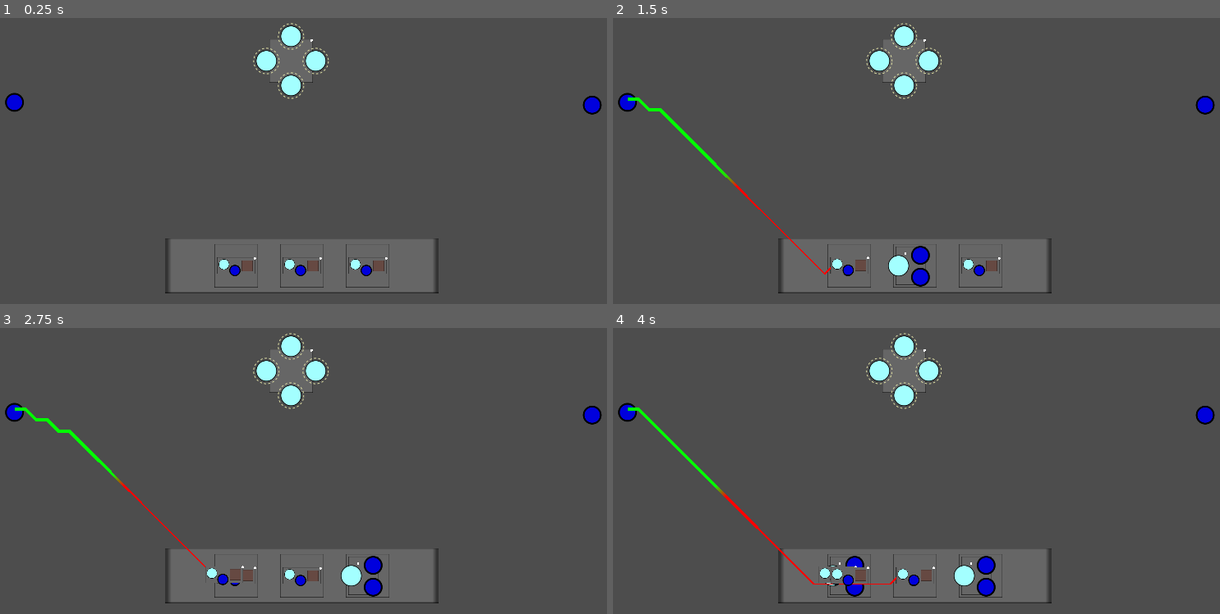
Above: before the commit, frames 1-4 (two rows, left to right).
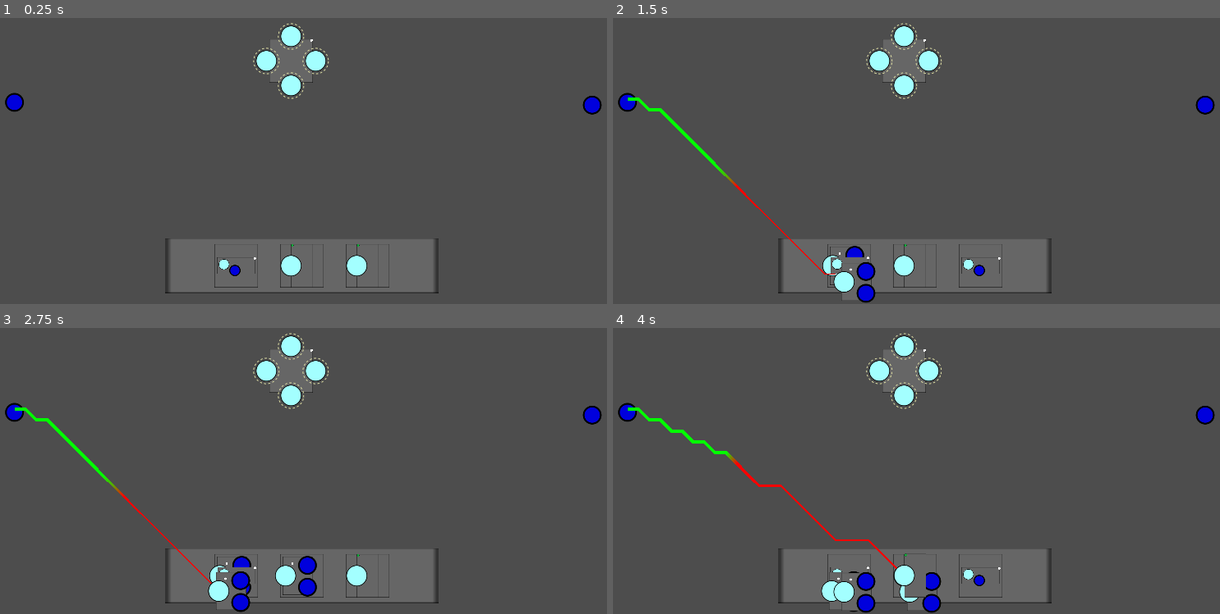
Above: after the commit, the same moments.

Repository: BinRoot/ludum-dare-55
Game: Godot game, scene res://Scenes/demo_level.tscn
The game is run twice, just before and just after one commit, with the same random seed, the same clock (stepped at 60 frames per second) and the same inputs.
Inputs (mouse positions are in pixels of both pictures, inside the frame that each line leads up to):
- Up to frame 1 (0.25 s): no input
- Up to frame 2 (1.5 s): move the mouse to (849, 266) at 0.52 s; click (849, 266) at 0.67 s; tap Enter at 1.25 s; click (849, 266) at 1.42 s
- Up to frame 3 (2.75 s): tap Space at 2 s; move the mouse to (224, 573) at 2.02 s; click (224, 573) at 2.17 s
- Up to frame 4 (4 s): tap Enter at 2.75 s; move the mouse to (849, 576) at 2.77 s; click (849, 576) at 2.92 s; move the mouse to (916, 576) at 3.52 s; click (916, 576) at 3.67 s

The runs differ from the first frame. In frame 1, 0.6% of the frame differs, in the area x 39-64%, y 79-94%; in frame 2, 1.5%; in frame 3, 2.5%; in frame 4, 3.1%, in the area x 5-64%, y 31-100%.

Commit message:
end state implemented

Diff:
--- /dev/null
+++ b/src/Assets/yellow_arrow.svg
@@ -0,0 +1,8 @@
+<svg width="64" height="64" xmlns="http://www.w3.org/2000/svg">
+ <g>
+  <title>Layer 1</title>
+  <path transform="rotate(90 49.7279 31.7969)" stroke="#dbdba2" id="svg_5" d="m39.32644,41.22557l10.40146,-18.85726l10.40146,18.85726l-20.80292,0z" stroke-width="2" fill="#ffff56"/>
+  <rect stroke="#dbdba2" id="svg_6" height="8.3612" width="35.78595" y="27.65217" x="3.73913" stroke-width="2" fill="#ffff56"/>
+ </g>
+
+</svg>
--- a/src/Scenes/Box/box_1x_1o.gd
+++ b/src/Scenes/Box/box_1x_1o.gd
@@ -29,3 +29,7 @@
 
 func _on_power_core_clicked(pc):
 	emit_signal("power_core_clicked", pc)
+
+
+func _on_turret_area_entered(area):
+	prints(area, area.get_parent())
--- a/src/Scenes/Box/box_1x_1o.tscn
+++ b/src/Scenes/Box/box_1x_1o.tscn
@@ -1,10 +1,14 @@
-[gd_scene load_steps=6 format=3 uid="uid://0rxfvu5fyyub"]
+[gd_scene load_steps=8 format=3 uid="uid://0rxfvu5fyyub"]
 
 [ext_resource type="Script" path="res://Scenes/Box/box_1x_1o.gd" id="1_glbpx"]
 [ext_resource type="Texture2D" uid="uid://bdha7jcq2l4hm" path="res://Assets/gray_box.svg" id="1_p20jr"]
 [ext_resource type="PackedScene" uid="uid://bsbem8bswoigv" path="res://Scenes/power_core.tscn" id="3_lrfjq"]
 [ext_resource type="PackedScene" uid="uid://h8w63a0c5vto" path="res://Scenes/socket.tscn" id="4_6527m"]
 [ext_resource type="PackedScene" uid="uid://cwhmux7f5qpgq" path="res://Scenes/box_light.tscn" id="5_bbqdh"]
+[ext_resource type="PackedScene" uid="uid://de33n744aur27" path="res://Scenes/turret.tscn" id="6_illbt"]
+
+[sub_resource type="RectangleShape2D" id="RectangleShape2D_ngddi"]
+size = Vector2(112, 48)
 
 [node name="Box1X1O" type="Node2D"]
 script = ExtResource("1_glbpx")
@@ -14,15 +18,6 @@
 offset_top = -24.0
 offset_right = 56.0
 offset_bottom = 24.0
-texture = ExtResource("1_p20jr")
-expand_mode = 1
-
-[node name="TextureRect" type="TextureRect" parent="."]
-modulate = Color(1, 0.717647, 0.647059, 1)
-offset_left = 16.0
-offset_top = -16.0
-offset_right = 48.0
-offset_bottom = 16.0
 texture = ExtResource("1_p20jr")
 expand_mode = 1
 
@@ -56,4 +51,14 @@
 [node name="Polygon2D" type="Polygon2D" parent="." groups=["is_solid"]]
 polygon = PackedVector2Array(-64, -32, 64, 32)
 
+[node name="Area2D" type="Area2D" parent="."]
+collision_layer = 2
+collision_mask = 2
+
+[node name="CollisionShape2D" type="CollisionShape2D" parent="Area2D"]
+shape = SubResource("RectangleShape2D_ngddi")
+
+[node name="Turret" parent="." instance=ExtResource("6_illbt")]
+position = Vector2(32, 0)
+
 [connection signal="clicked" from="PowerCore" to="." method="_on_power_core_clicked"]
--- a/src/Scenes/Box/box_2o.tscn
+++ b/src/Scenes/Box/box_2o.tscn
@@ -1,10 +1,13 @@
-[gd_scene load_steps=6 format=3 uid="uid://cf5jsq4i8dlbq"]
+[gd_scene load_steps=7 format=3 uid="uid://cf5jsq4i8dlbq"]
 
 [ext_resource type="Texture2D" uid="uid://bdha7jcq2l4hm" path="res://Assets/gray_box.svg" id="1_0w2md"]
 [ext_resource type="Script" path="res://Scenes/Box/box_2o.gd" id="1_vh11e"]
 [ext_resource type="PackedScene" uid="uid://h8w63a0c5vto" path="res://Scenes/socket.tscn" id="2_wimwf"]
 [ext_resource type="PackedScene" uid="uid://bsbem8bswoigv" path="res://Scenes/power_core.tscn" id="3_ti4da"]
 [ext_resource type="PackedScene" uid="uid://cwhmux7f5qpgq" path="res://Scenes/box_light.tscn" id="5_f2yuu"]
+
+[sub_resource type="RectangleShape2D" id="RectangleShape2D_s4o1p"]
+size = Vector2(88, 112)
 
 [node name="Box2O" type="Node2D"]
 position = Vector2(-32, -48)
@@ -32,4 +35,12 @@
 [node name="Polygon2D" type="Polygon2D" parent="." groups=["is_solid"]]
 polygon = PackedVector2Array(-40, -24, 80, 120)
 
+[node name="Area2D" type="Area2D" parent="."]
+collision_layer = 2
+collision_mask = 2
+
+[node name="CollisionShape2D" type="CollisionShape2D" parent="Area2D"]
+position = Vector2(20, 48)
+shape = SubResource("RectangleShape2D_s4o1p")
+
 [connection signal="clicked" from="PowerCore" to="." method="_on_power_core_clicked"]
--- /dev/null
+++ b/src/Scenes/Box/box_2x.gd
@@ -0,0 +1,24 @@
+extends Node2D
+
+@onready var power_core = $PowerCore
+
+@onready var inputs = [power_core]
+@onready var outputs = []
+
+# derived by the inputs
+var is_powered = true
+
+@export var is_in_play = false
+@export var owned_by: Globals.PlayerID = Globals.PlayerID.NEUTRAL
+
+func _physics_process(_delta):
+	# all inputs must be consumed by a powered box for this box to be powered
+	is_powered = true
+	for input in inputs:
+		var input_source_box = input.consumed_by
+		if input_source_box == null:
+			is_powered = false
+			break
+		elif not input_source_box.is_powered:
+			is_powered = false
+			break
--- /dev/null
+++ b/src/Scenes/Box/box_2x.tscn
@@ -0,0 +1,39 @@
+[gd_scene load_steps=7 format=3 uid="uid://bb2aeoc04jw1e"]
+
+[ext_resource type="Texture2D" uid="uid://bdha7jcq2l4hm" path="res://Assets/gray_box.svg" id="1_1u8en"]
+[ext_resource type="Script" path="res://Scenes/Box/box_2x.gd" id="1_cmuwt"]
+[ext_resource type="PackedScene" uid="uid://bsbem8bswoigv" path="res://Scenes/power_core.tscn" id="2_cf2gn"]
+[ext_resource type="PackedScene" uid="uid://de33n744aur27" path="res://Scenes/turret.tscn" id="3_hpqyi"]
+[ext_resource type="PackedScene" uid="uid://cwhmux7f5qpgq" path="res://Scenes/box_light.tscn" id="4_33nvx"]
+
+[sub_resource type="RectangleShape2D" id="RectangleShape2D_kda83"]
+size = Vector2(64, 128)
+
+[node name="Box2X" type="Node2D"]
+script = ExtResource("1_cmuwt")
+
+[node name="TextureRect" type="TextureRect" parent="."]
+offset_left = -32.0
+offset_top = -64.0
+offset_right = 32.0
+offset_bottom = 64.0
+texture = ExtResource("1_1u8en")
+
+[node name="PowerCore" parent="." instance=ExtResource("2_cf2gn")]
+position = Vector2(-32, 0)
+
+[node name="Turret" parent="." instance=ExtResource("3_hpqyi")]
+position = Vector2(24, -56)
+
+[node name="Turret2" parent="." instance=ExtResource("3_hpqyi")]
+position = Vector2(24, 56)
+
+[node name="BoxLight" parent="." instance=ExtResource("4_33nvx")]
+position = Vector2(-32, -64)
+
+[node name="Area2D" type="Area2D" parent="."]
+collision_layer = 2
+collision_mask = 2
+
+[node name="CollisionShape2D" type="CollisionShape2D" parent="Area2D"]
+shape = SubResource("RectangleShape2D_kda83")
--- a/src/Scenes/Box/box_summon_1.tscn
+++ b/src/Scenes/Box/box_summon_1.tscn
@@ -1,9 +1,12 @@
-[gd_scene load_steps=5 format=3 uid="uid://u2soe1uj7krd"]
+[gd_scene load_steps=6 format=3 uid="uid://u2soe1uj7krd"]
 
 [ext_resource type="Texture2D" uid="uid://bdha7jcq2l4hm" path="res://Assets/gray_box.svg" id="1_jfbnm"]
 [ext_resource type="Script" path="res://Scenes/Box/box_summon_1.gd" id="1_l25rl"]
 [ext_resource type="PackedScene" uid="uid://bsbem8bswoigv" path="res://Scenes/power_core.tscn" id="2_2hajb"]
 [ext_resource type="PackedScene" uid="uid://cwhmux7f5qpgq" path="res://Scenes/box_light.tscn" id="3_lrco4"]
+
+[sub_resource type="RectangleShape2D" id="RectangleShape2D_sdbyb"]
+size = Vector2(128, 128)
 
 [node name="BoxSummon1" type="Node2D"]
 script = ExtResource("1_l25rl")
@@ -33,6 +36,13 @@
 [node name="Polygon2D" type="Polygon2D" parent="." groups=["is_solid"]]
 polygon = PackedVector2Array(-96, -96, 96, 96)
 
+[node name="Area2D" type="Area2D" parent="."]
+collision_layer = 2
+collision_mask = 2
+
+[node name="CollisionShape2D" type="CollisionShape2D" parent="Area2D"]
+shape = SubResource("RectangleShape2D_sdbyb")
+
 [connection signal="clicked" from="PowerCore" to="." method="_on_power_core_clicked"]
 [connection signal="clicked" from="PowerCore2" to="." method="_on_power_core_clicked"]
 [connection signal="clicked" from="PowerCore3" to="." method="_on_power_core_clicked"]
--- a/src/Scenes/demo_level.gd
+++ b/src/Scenes/demo_level.gd
@@ -2,6 +2,7 @@
 
 @onready var camera: Camera2D = $Camera2D
 @onready var game_over_ui: Control = $GameOverUI
+@onready var game_over_label: Label = $GameOverUI/Label
 
 # Called when the node enters the scene tree for the first time.
 func _ready():
@@ -15,6 +16,15 @@
 
 func _on_kernel_out_of_sockets():
 	game_over_ui.show()
+	game_over_label.text = "Game Over - No Open Slots Left!"
+
+func _on_kernel_com_summons():
+	game_over_ui.show()
+	game_over_label.text = "Game Over - They Summoned First!"
+
+func _on_kernel_player_summons():
+	game_over_ui.show()
+	game_over_label.text = "Victory! We Summoned First!"
 
 
 func _on_button_pressed():
--- a/src/Scenes/demo_level.tscn
+++ b/src/Scenes/demo_level.tscn
@@ -32,7 +32,7 @@
 grow_horizontal = 2
 grow_vertical = 2
 size_flags_horizontal = 4
-theme_override_font_sizes/font_size = 200
+theme_override_font_sizes/font_size = 100
 text = "Game Over"
 horizontal_alignment = 1
 vertical_alignment = 1
@@ -53,5 +53,7 @@
 theme_override_font_sizes/font_size = 50
 text = "Try Again"
 
+[connection signal="com_summons" from="Kernel" to="." method="_on_kernel_com_summons"]
 [connection signal="out_of_sockets" from="Kernel" to="." method="_on_kernel_out_of_sockets"]
+[connection signal="player_summons" from="Kernel" to="." method="_on_kernel_player_summons"]
 [connection signal="pressed" from="GameOverUI/Button" to="." method="_on_button_pressed"]
--- a/src/Scenes/kernel.gd
+++ b/src/Scenes/kernel.gd
@@ -1,5 +1,7 @@
 extends Node2D
 signal out_of_sockets
+signal player_summons
+signal com_summons
 
 @onready var map_ref_rect: ReferenceRect = $MapReferenceRect
 @onready var line_for_power_core_distance = $LineHolder/PowerCoreLine2D
@@ -103,7 +105,9 @@
 	var line2d = Line2D.new()
 	line2d.points = path
 	line_holder.add_child(line2d)
+	get_available_input(box).line2d = line2d
 	get_available_input(box).consumed_by = socket.get_box()
+	socket.line2d = line2d
 	socket.consumed_by = box
 	box.is_in_play = true
 	refresh_sockets_array()
@@ -145,8 +149,10 @@
 	var line2d = Line2D.new()
 	line2d.points = path
 	line_holder.add_child(line2d)
+	power_core.line2d = line2d
 	power_core.consumed_by = nearest_socket.get_box()
 	nearest_socket.consumed_by = power_core.get_box()
+	nearest_socket.line2d = line2d
 	game_over_checker.start()
 
 func _on_power_core_clicked(selected_pc):
@@ -162,6 +168,22 @@
 
 
 func _on_game_over_checker_timeout():
+	var num_summon_inputs_owned_by_p1 = 0
+	var num_summon_inputs_owned_by_com = 0
+	for summon_input in summon.inputs:
+		if summon_input.consumed_by != null:
+			if summon_input.consumed_by.owned_by == Globals.PlayerID.P1:
+				num_summon_inputs_owned_by_p1 += 1
+			elif summon_input.consumed_by.owned_by == Globals.PlayerID.COM1:
+				num_summon_inputs_owned_by_com += 1
+	if num_summon_inputs_owned_by_p1 == summon.inputs.size():
+		emit_signal("player_summons")
+		return
+	elif num_summon_inputs_owned_by_com == summon.inputs.size():
+		emit_signal("com_summons")
+		return
+	prints('game over check ', num_summon_inputs_owned_by_p1, ' ', num_summon_inputs_owned_by_com)
+
 	var is_socket_available = false
 	for socket in sockets:
 		var socket_weak_ref = weakref(socket)
@@ -171,8 +193,8 @@
 		if (box.owned_by == Globals.PlayerID.P1 or box.owned_by == Globals.PlayerID.NEUTRAL) and box.is_powered and socket.consumed_by == null and box.is_in_play:
 			is_socket_available = true
 	if not is_socket_available:
-		print("out of sockets")
 		emit_signal("out_of_sockets")
+		return
 
 func player_turn_end():
 	print("AI Turn")
@@ -237,6 +259,7 @@
 	if best_placement != null:
 		prints('best placement: ', best_placement)
 		ai_selected_box.global_position = best_placement
+		ai_selected_box.is_in_play = true
 		establish_connection(best_path, ai_selected_box, best_socket, Globals.PlayerID.COM1)
 	else:
 		prints('no placement found ')
--- a/src/Scenes/power_core.gd
+++ b/src/Scenes/power_core.gd
@@ -7,6 +7,8 @@
 
 var consumed_by
 
+var line2d: Line2D
+
 var is_selected = false
 
 func _ready():
@@ -14,6 +16,13 @@
 
 func is_powered():
 	return consumed_by != null and consumed_by.is_powered
+
+func _notification(what):
+	if what == NOTIFICATION_PREDELETE and line2d != null:
+		prints(name, ' freeing')
+		var wf = weakref(line2d)
+		if wf.get_ref():
+			line2d.queue_free()
 
 func get_box():
 	return get_parent()
--- a/src/Scenes/socket.gd
+++ b/src/Scenes/socket.gd
@@ -3,6 +3,8 @@
 var consumed_by
 @onready var texture = $TextureRect
 @onready var original_modulate = texture.modulate
+
+var line2d: Line2D
 
 # Called when the node enters the scene tree for the first time.
 func _ready():
@@ -11,6 +13,13 @@
 func get_box():
 	return get_parent()
 
+func _notification(what):
+	if what == NOTIFICATION_PREDELETE and line2d != null:
+		prints(name, ' freeing')
+		var wf = weakref(line2d)
+		if wf.get_ref():
+			line2d.queue_free()
+
 # Called every frame. 'delta' is the elapsed time since the previous frame.
 func _process(delta):
 	if consumed_by == null:
--- /dev/null
+++ b/src/Scenes/turret.gd
@@ -0,0 +1,25 @@
+extends Node2D
+
+@onready var area2d = $Area2D
+@onready var texture = $TextureRect
+var is_used = false
+
+# Called when the node enters the scene tree for the first time.
+func _ready():
+	pass # Replace with function body.
+
+func get_box():
+	return get_parent()
+
+func _physics_process(delta):
+	visible = get_box().is_in_play
+	area2d.monitoring = get_box().is_in_play
+	if not is_used:
+		texture.rotation += delta
+
+func _on_area_2d_area_entered(area):
+	if not is_used and area.get_parent().is_in_play and area.get_parent().owned_by != get_box().owned_by and area.get_parent().owned_by != Globals.PlayerID.NEUTRAL:
+		var dir_vec = area.global_position - global_position
+		texture.rotation = Vector2.RIGHT.angle_to(dir_vec)
+		area.get_parent().queue_free()
+		is_used = true
--- /dev/null
+++ b/src/Scenes/turret.tscn
@@ -0,0 +1,28 @@
+[gd_scene load_steps=4 format=3 uid="uid://de33n744aur27"]
+
+[ext_resource type="Script" path="res://Scenes/turret.gd" id="1_vhndu"]
+[ext_resource type="Texture2D" uid="uid://c53po7h1wtipw" path="res://Assets/yellow_arrow.svg" id="2_t4bv7"]
+
+[sub_resource type="CircleShape2D" id="CircleShape2D_n8q8j"]
+radius = 160.798
+
+[node name="Turret" type="Node2D"]
+script = ExtResource("1_vhndu")
+
+[node name="TextureRect" type="TextureRect" parent="."]
+offset_left = -16.0
+offset_top = -16.0
+offset_right = 16.0
+offset_bottom = 16.0
+pivot_offset = Vector2(16, 16)
+texture = ExtResource("2_t4bv7")
+expand_mode = 1
+
+[node name="Area2D" type="Area2D" parent="."]
+collision_layer = 4
+collision_mask = 2
+
+[node name="CollisionShape2D" type="CollisionShape2D" parent="Area2D"]
+shape = SubResource("CircleShape2D_n8q8j")
+
+[connection signal="area_entered" from="Area2D" to="." method="_on_area_2d_area_entered"]
--- a/src/globals.gd
+++ b/src/globals.gd
@@ -10,7 +10,7 @@
 
 @onready var settings_ui = preload("res://Scenes/settings_ui.tscn")
 
-enum CardTypes { card1, card2 }
+enum CardTypes { card1, card2, card3 }
 
 var card_types = {
 	CardTypes.card1: {
@@ -18,6 +18,9 @@
 	},
 	CardTypes.card2: {
 		'resource_path': preload('res://Scenes/Box/box_2o.tscn')
+	},
+	CardTypes.card3: {
+		'resource_path': preload('res://Scenes/Box/box_2x.tscn')
 	}
 }
 
Not shown, added: src/Assets/yellow_arrow.svg.import
Not shown, changed: build-web/index.pck
